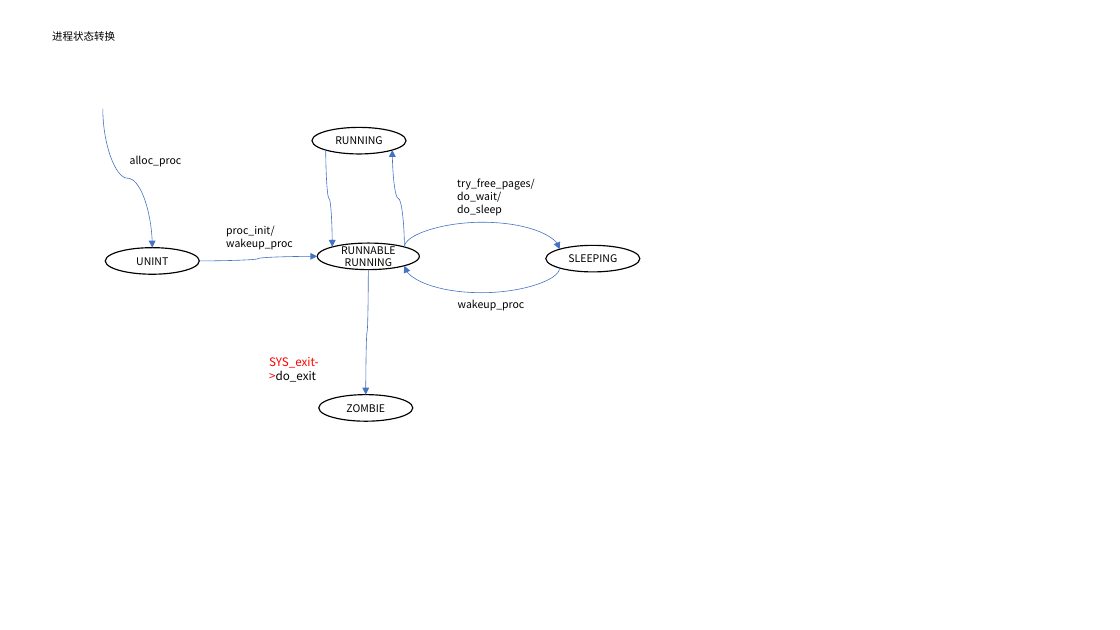
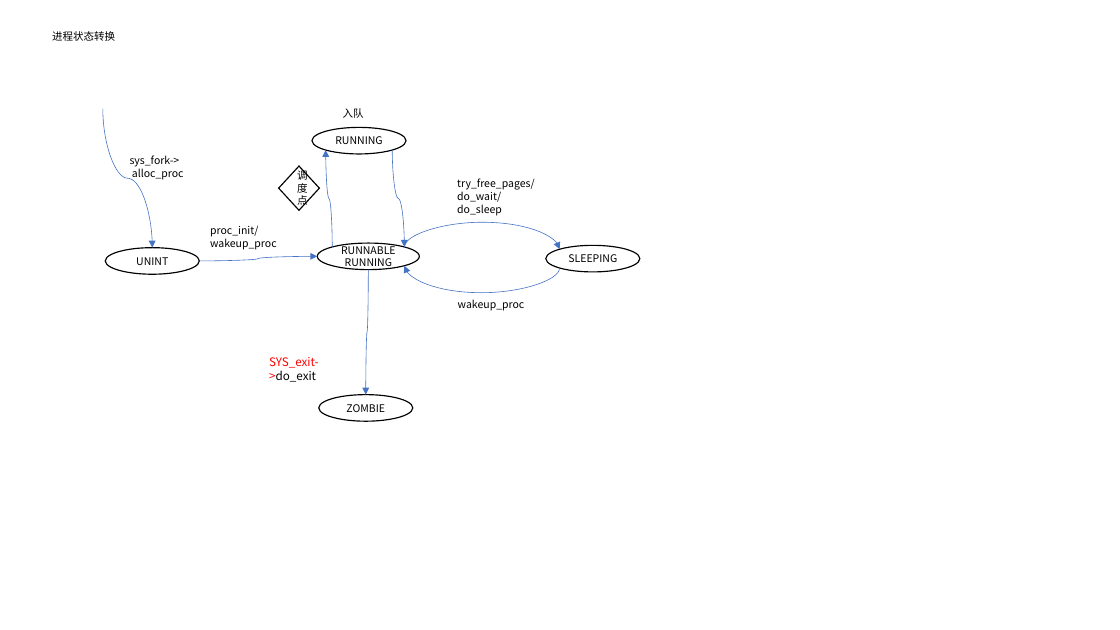
Before and after one commit to libinyl/lcore, a slide deck: slide 6 of 进程.pptx. Drawn at 1120x630 pixels with LibreOffice and Linux fonts; fonts in the diff are those of the drawing. Boxes give left, top, right and bottom in pixels: in the first picture for what was removed or moved away, otherwise in the second. Text is boxed around its words. In the diff, an @@ line names an element or a change of style, - is before the commit and + after.

```diff
--- a/进程.pptx
+++ b/进程.pptx
@@ text added at (343,108,364,118), 9 pt, text #000000 @@
+入队
@@ text at (130,155,180,167): paragraph added @@
+sys_fork->
@@ diamond added at (279,166,319,211), outline #000000 1 pt, 9 pt, text #000000 @@
+调度点
@@ curved arrow moved from (404, 247) - (392, 150) to (333, 247) - (326, 150) @@
@@ curved arrow moved from (326, 150) - (333, 247) to (392, 150) - (404, 247) @@
@@ text "proc_init/": place and size @@
-text "proc_init/" at (226,226,293,250)
+text "proc_init/" at (210,225,277,250)
```
Also in this commit, not shown: 9 other files.
